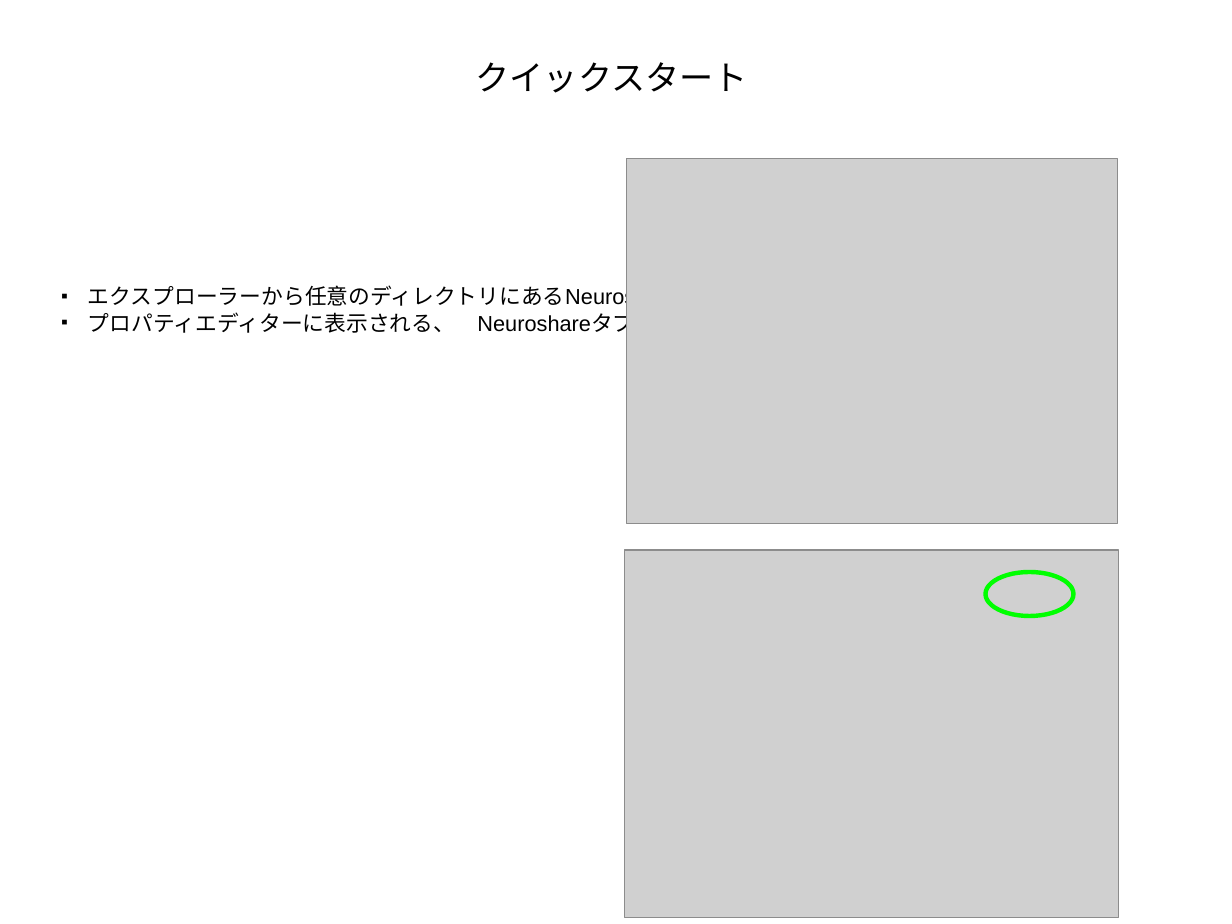
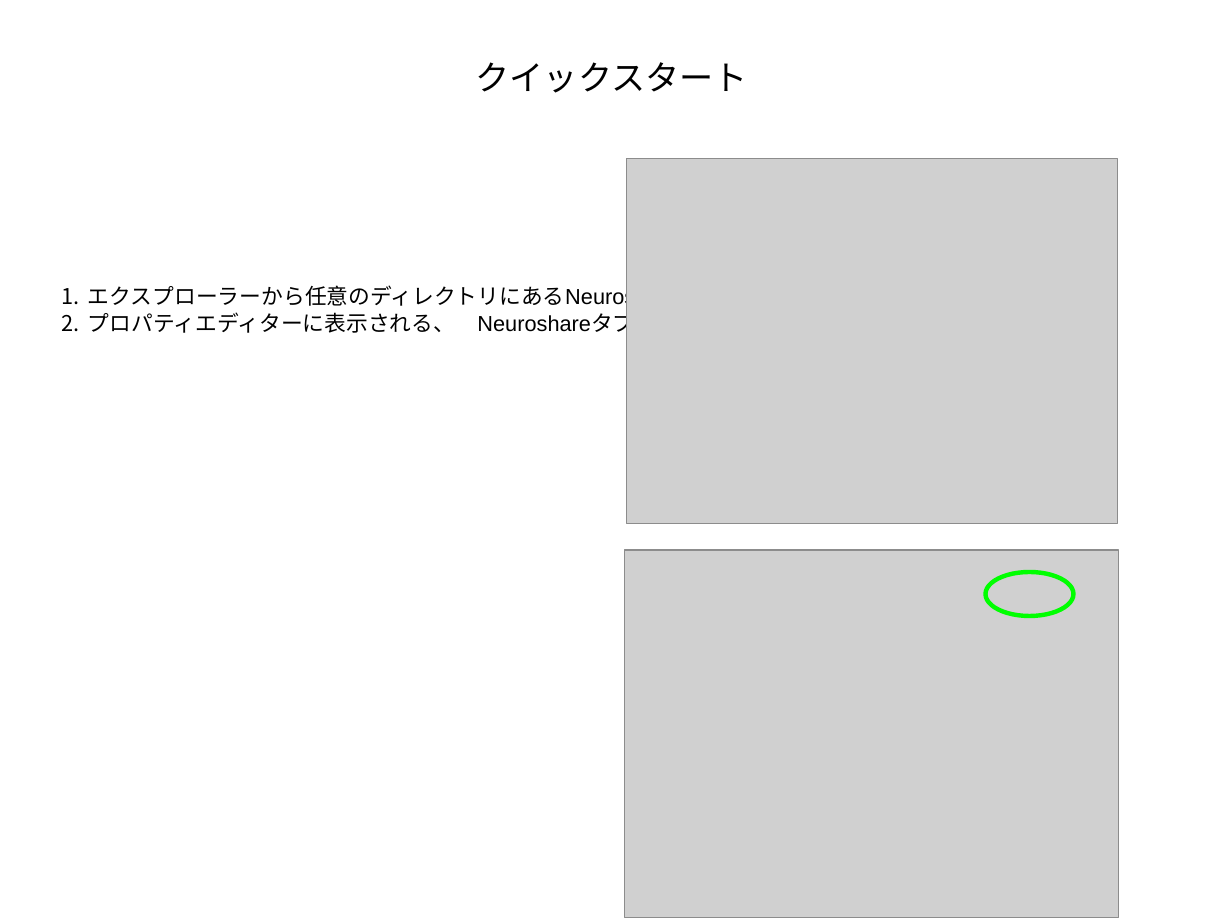
Before and after one commit to ATR-DNI/BrainLiner, a slide deck: slide 8 of docs/Brainliner_Desktop_Tutorial_for_Use[jp].pptx. Drawn at 1232x924 pixels with LibreOffice and Linux fonts; fonts in the diff are those of the drawing; grey boxes stand for pictures; background and template pictures are left out. Boxes give left, top, right and bottom in pixels: in the first picture for what was removed or moved away, otherwise in the second. Text is boxed around its words. In the diff, an @@ line names an element or a change of style, - is before the commit and + after.

```diff
--- a/docs/Brainliner_Desktop_Tutorial_for_Use[jp].pptx
+++ b/docs/Brainliner_Desktop_Tutorial_for_Use[jp].pptx
@@ text "エクスプローラーから任意のディレクトリにあるNeuroshareファイルを選択します。" at (x1=88, y1=283, x2=916, y2=333): bullet ■ to 1. @@
```
Also in this commit, not shown: 8 other slides changed, 2 other files.
